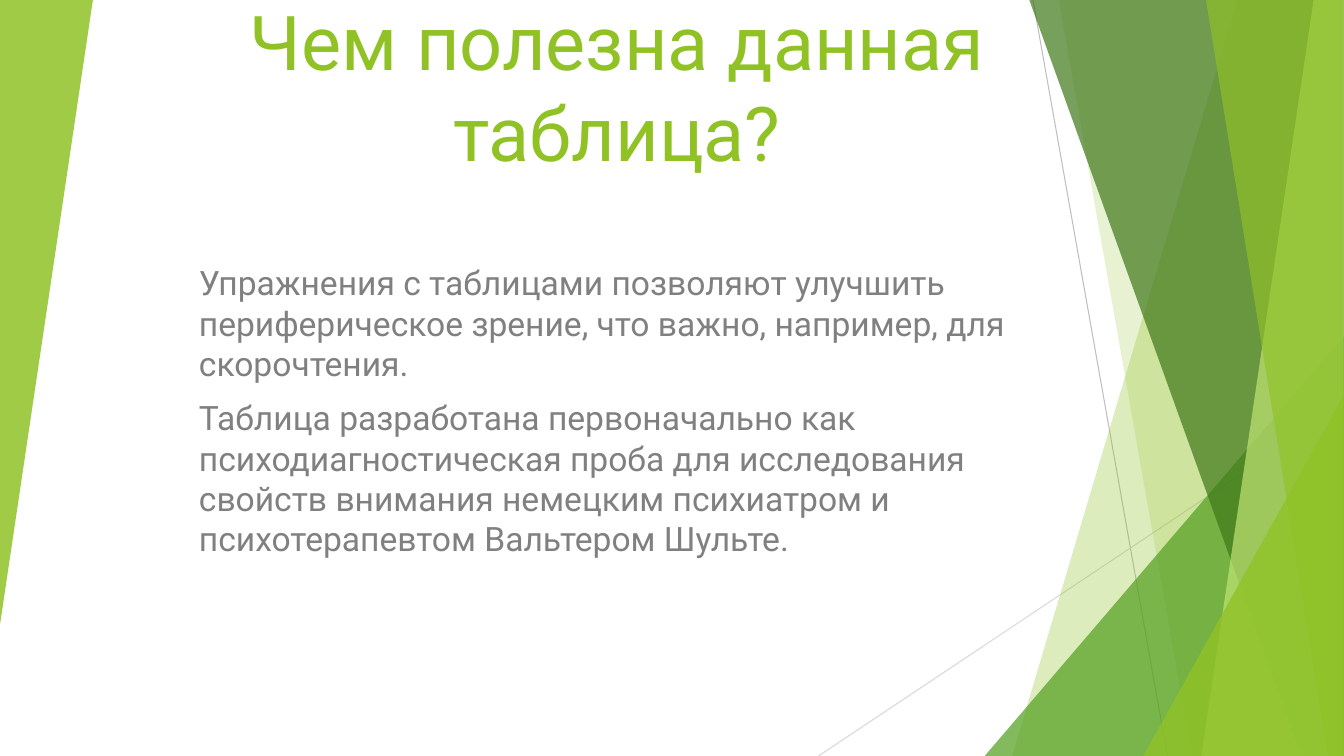
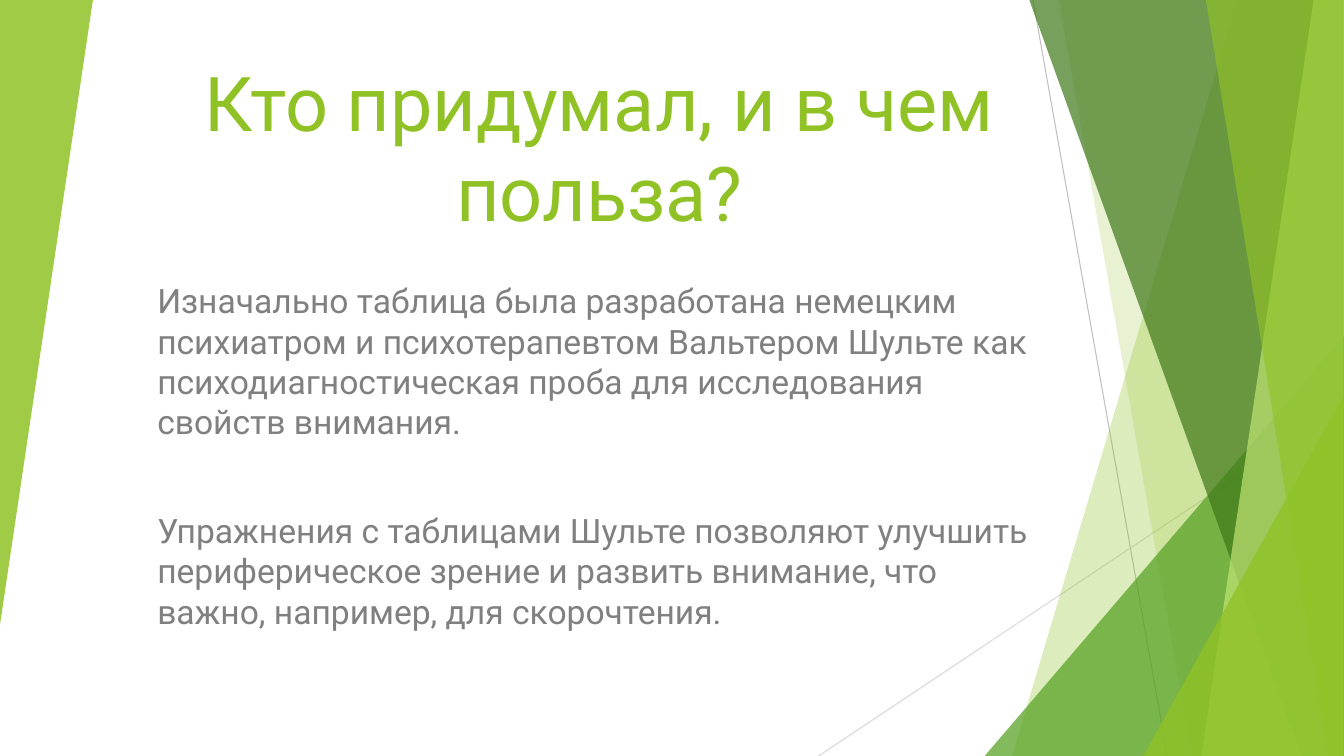
Before and after one commit to alex-makaroff/shulte, a slide deck: slide 3 of Таблица Шульте на JavaScript.pptx. Drawn at 1344x756 pixels with LibreOffice and Linux fonts; fonts in the diff are those of the drawing. Boxes give left, top, right and bottom in pixels: in the first picture for what was removed or moved away, otherwise in the second. Text is boxed around its words. In the diff, an @@ line names an element or a change of style, - is before the commit and + after.

Commit message:
Presentation

```diff
--- a/Таблица Шульте на JavaScript.pptx
+++ b/Таблица Шульте на JavaScript.pptx
@@ title at <box>204,77,994,222</box>: text changed @@
-Чем полезна данная таблица?
+Кто придумал, и в чем польза?
@@ subtitle at <box>157,287,1028,631</box>: text changed @@
-Упражнения с таблицами позволяют улучшить периферическое зрение, что важно, например, для скорочтения.
-Таблица разработана первоначально как психодиагностическая проба для исследования свойств внимания немецким психиатром и психотерапевтом Вальтером Шульте.
+Изначально таблица была разработана немецким психиатром и психотерапевтом Вальтером Шульте как психодиагностическая проба для исследования свойств внимания.
+Упражнения с таблицами Шульте позволяют улучшить периферическое зрение и развить внимание, что важно, например, для скорочтения.
```
Also in this commit, not shown: 4 other slides changed, 2 slides added.
